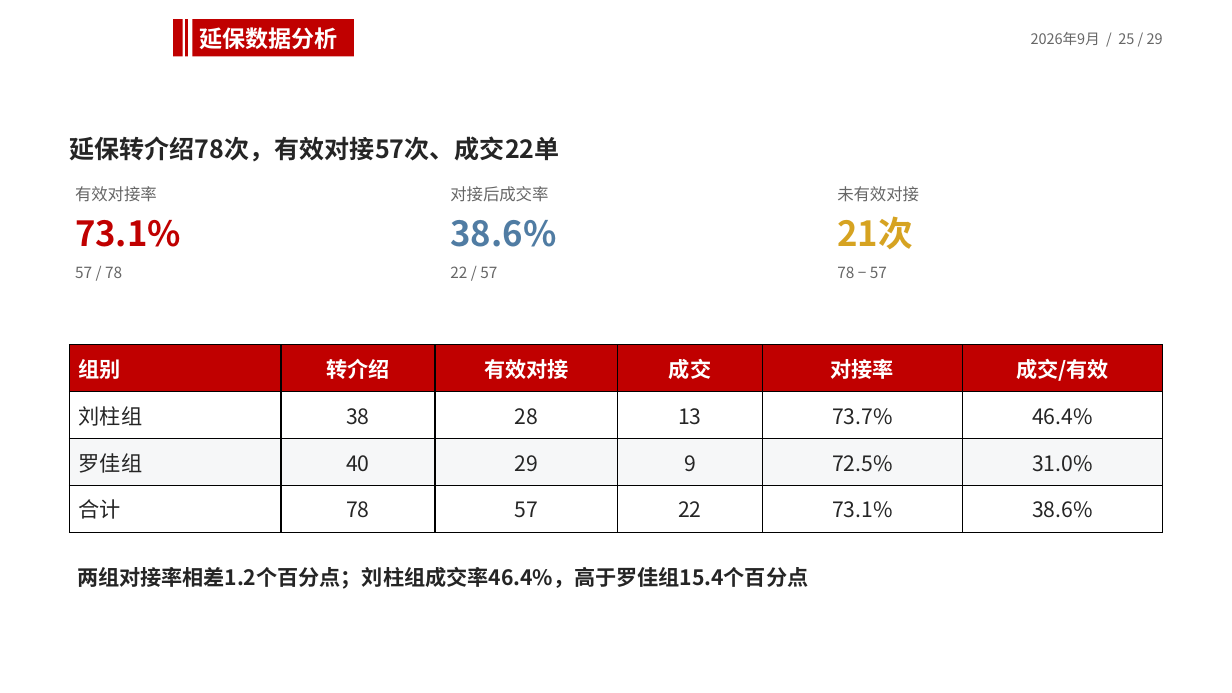
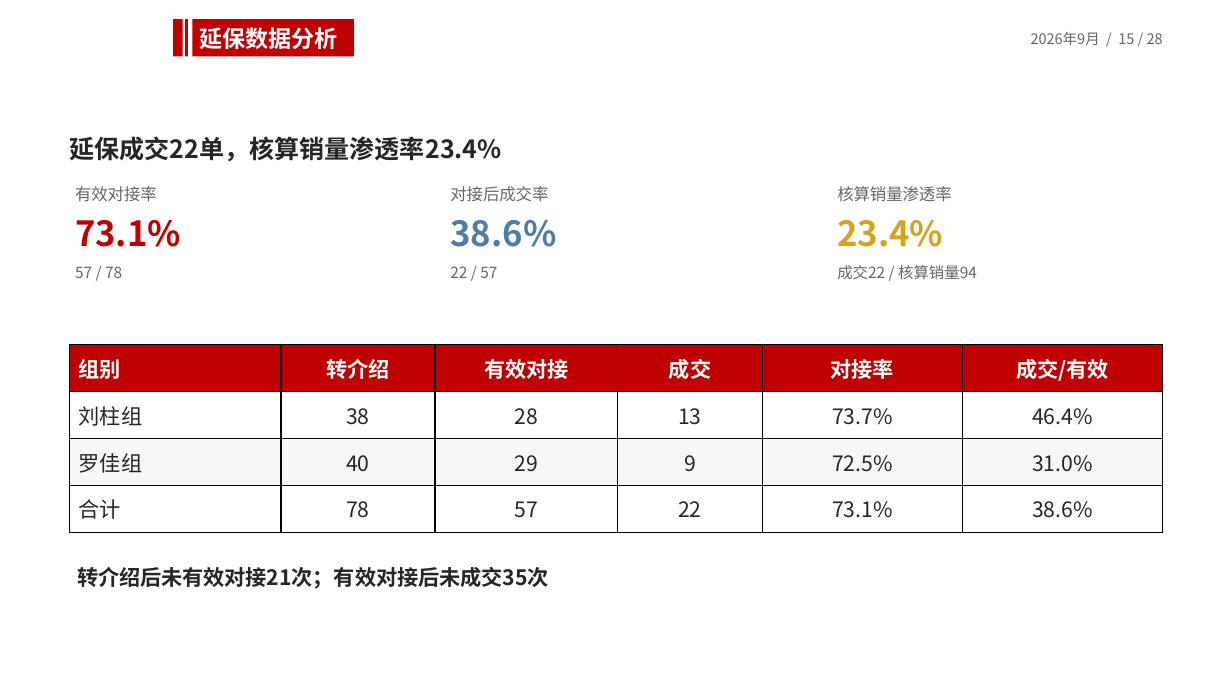
Before and after one commit to 87436173-prog/anfang, a slide deck: slide 15 of artifact-template-sales-monthly-review/assets/reference.pptx (slide 25 before the commit). Drawn at 1232x693 pixels with LibreOffice and Linux fonts; fonts in the diff are those of the drawing; background and template pictures are left out. Boxes give left, top, right and bottom in pixels: in the first picture for what was removed or moved away, otherwise in the second. Text is boxed around its words. In the diff, an @@ line names an element or a change of style, - is before the commit and + after.

```diff
--- a/artifact-template-sales-monthly-review/assets/reference.pptx
+++ b/artifact-template-sales-monthly-review/assets/reference.pptx
@@ text at box(1031, 32, 1163, 45): text changed @@
-2026年9月 / 25 / 29
+2026年9月 / 15 / 28
@@ text at box(69, 136, 502, 161): text changed @@
-延保转介绍78次，有效对接57次、成交22单
+延保成交22单，核算销量渗透率23.4%
@@ text at box(837, 186, 951, 202): text changed @@
-未有效对接
+核算销量渗透率
@@ text at box(837, 220, 943, 247): text changed @@
-21次
+23.4%
@@ text at box(837, 265, 977, 279): text changed @@
-78 − 57
+成交22 / 核算销量94
@@ text at box(77, 567, 549, 589): text changed @@
-两组对接率相差1.2个百分点；刘柱组成交率46.4%，高于罗佳组15.4个百分点
+转介绍后未有效对接21次；有效对接后未成交35次
```
Also in this commit, not shown: 25 other slides changed, 1 slide removed, 5 other files.
